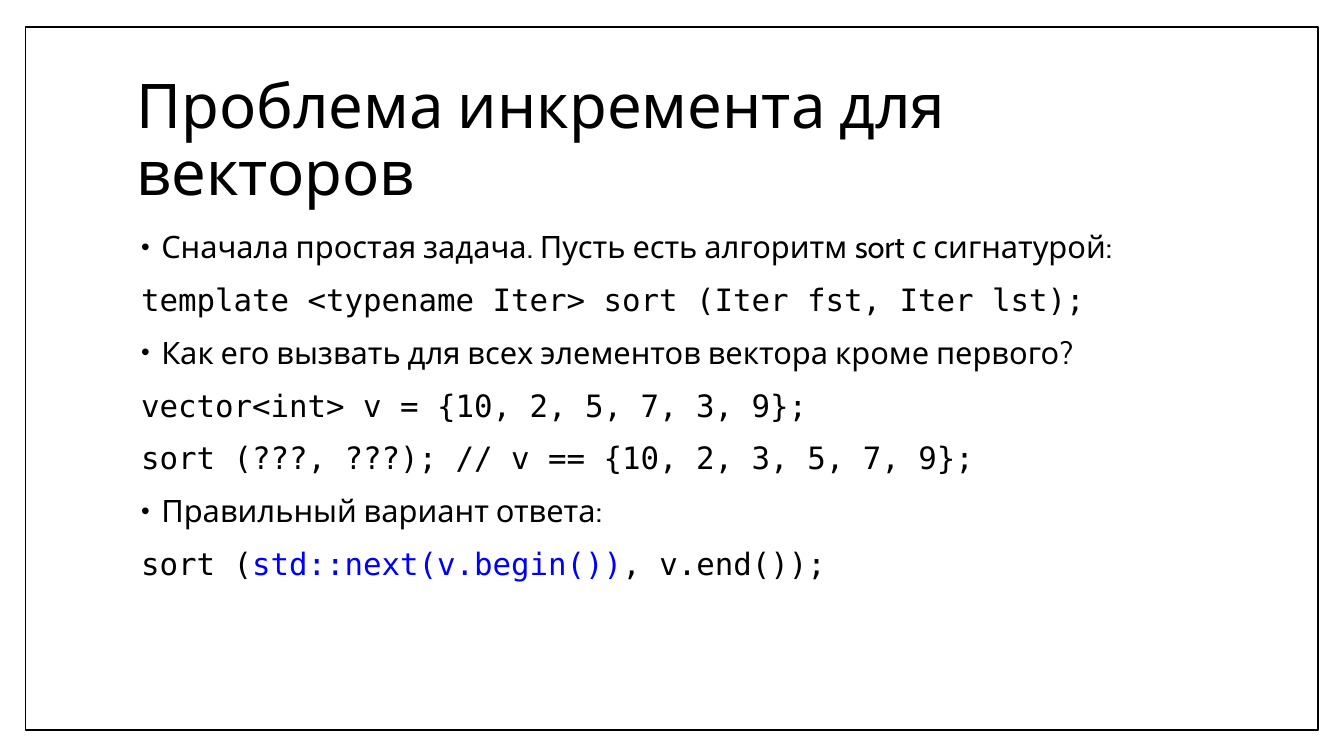
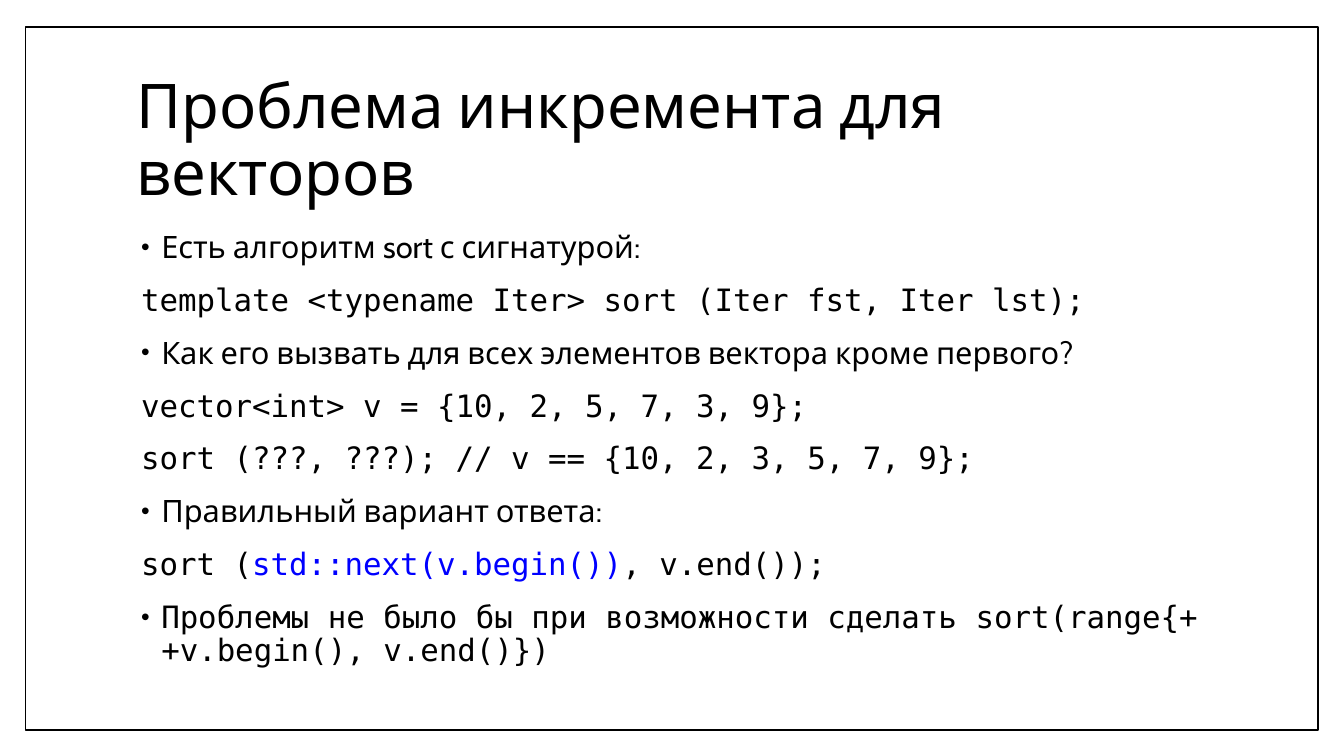
Before and after one commit to MIPT-ILab/cpp-lects-rus, a slide deck: slide 14 of slides/lec2-10-iterators.pptx (slide 23 before the commit). Drawn at 1344x756 pixels with LibreOffice and Linux fonts; fonts in the diff are those of the drawing. Boxes give left, top, right and bottom in pixels: in the first picture for what was removed or moved away, otherwise in the second. Text is boxed around its words. In the diff, an @@ line names an element or a change of style, - is before the commit and + after.

```diff
--- a/slides/lec2-10-iterators.pptx
+++ b/slides/lec2-10-iterators.pptx
@@ text at <box>161,234,634,266</box>: text changed @@
-• Сначала простая задача. Пусть есть алгоритм sort с сигнатурой:
+• Есть алгоритм sort с сигнатурой:
@@ text at <box>161,604,1198,668</box>: paragraph added @@
+• Проблемы не было бы при возможности сделать sort(range{++v.begin(), v.end()})
```
Also in this commit, not shown: 17 other slides changed, 33 slides added, 1 slide removed, 28 other files.
